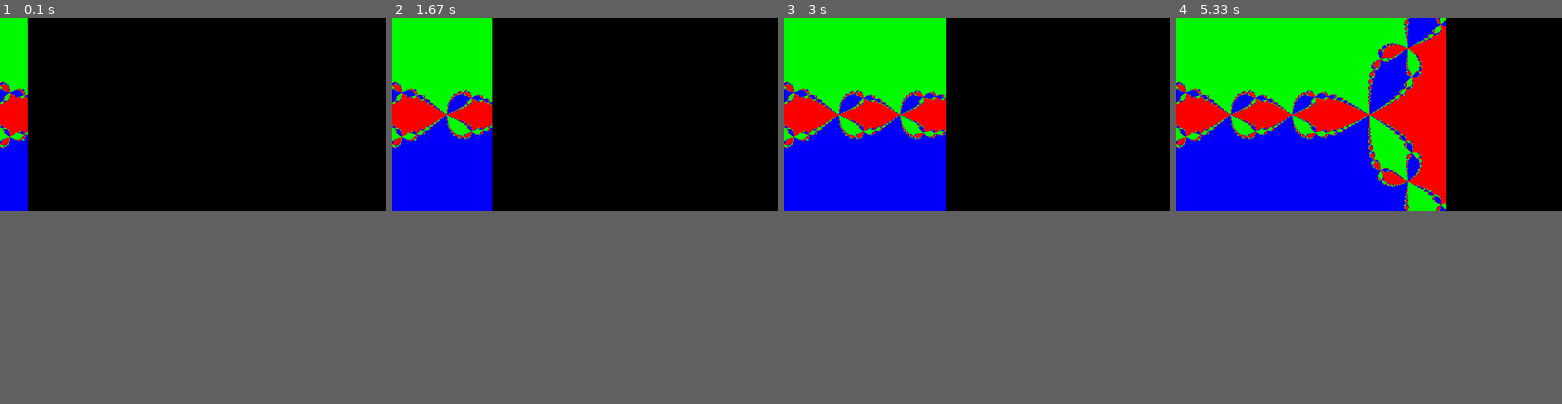
Above: before the commit, frames 1-4 (left to right).
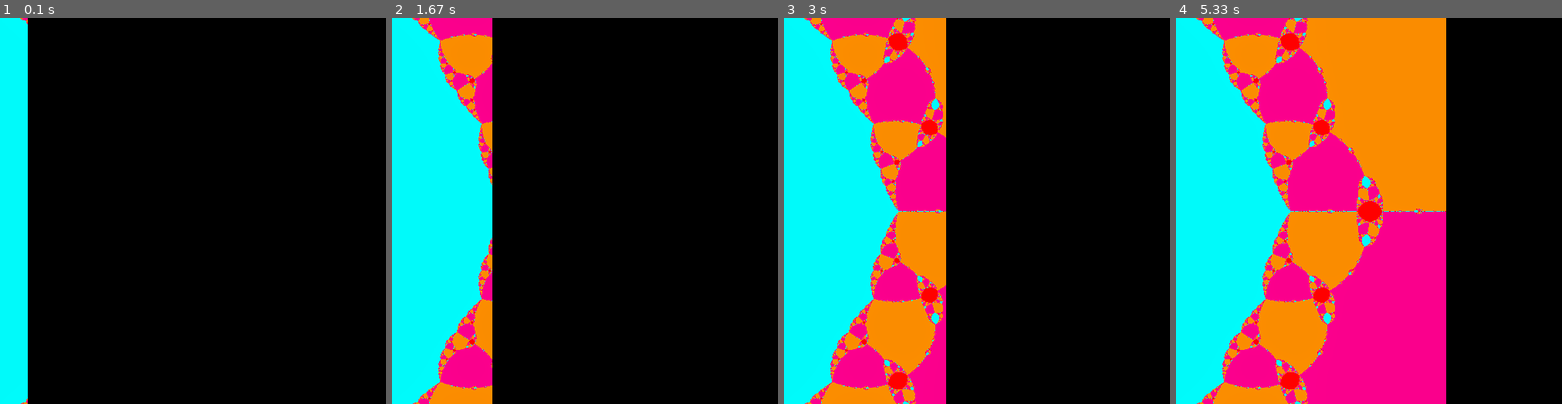
Above: after the commit, the same moments.

Repository: Mocha2007/fractal
Game: pygame game, started from newton_fractals_pygame.py
Same seed, same stepped clock (60 frames per second), same inputs: the game is played once before the commit and once after it.
Inputs:
- Up to frame 1 (0.1 s): no input
- Up to frame 2 (1.67 s): no input
- Up to frame 3 (3 s): no input
- Up to frame 4 (5.33 s): no input
In our replay, the window is 500x250 before the commit and 500x500 after it. These sizes can differ from the game's own. Grey fills any space a smaller window leaves; there, only what the larger window draws over its background counts as a difference.

The runs differ from the first frame. In frame 1, 7.2% of the frame differs, in the area x 0-8%, y 0-100%; in frame 2, 26%; in frame 3, 42%; in frame 4, 70%, in the area x 0-70%, y 0-100%.

Commit message:
Update newton_fractals_pygame.py

Diff:
--- a/newton_fractals_pygame.py
+++ b/newton_fractals_pygame.py
@@ -10,13 +10,13 @@
 black = 0, 0, 0
 red = 255, 0, 0
 
-size = 500, 250
+size = 500, 500
 width, height = size
 root_size = 4
 
 graph_width = 2 # how much the screen width is
 graph_height = height/width * graph_width# autocalculated
-function = lambda z: z**3 - 1
+function = lambda z: z**3 - 2*z + 2
 
 def smoothing(zlist: list) -> float:
 	i = len(zlist)
